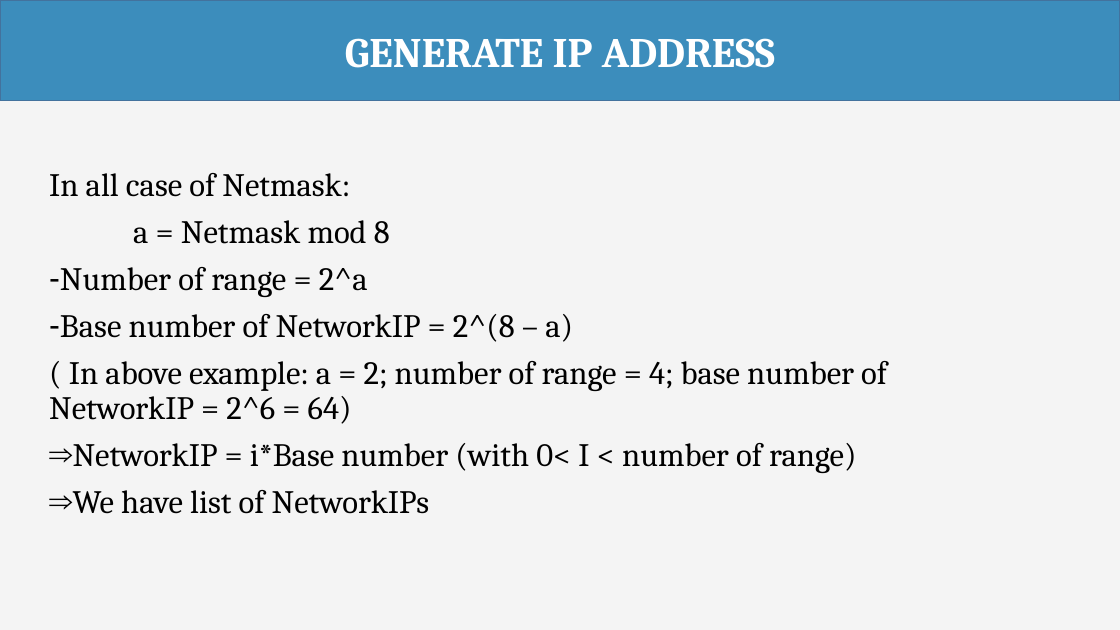
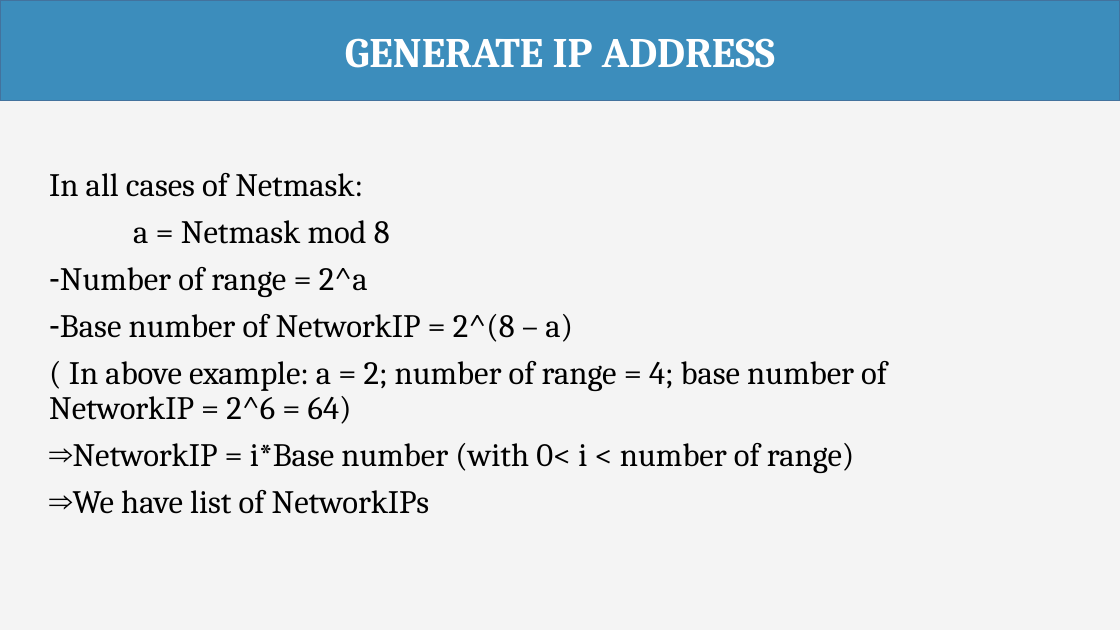
Before and after one commit to haltt051093/IMS-datacenter, a slide deck: slide 55 of Document/Presentation/IMS_20160407_Presentation.pptx. Drawn at 1120x630 pixels with LibreOffice and Linux fonts; fonts in the diff are those of the drawing. Boxes give left, top, right and bottom in pixels: in the first picture for what was removed or moved away, otherwise in the second. Text is boxed around its words. In the diff, an @@ line names an element or a change of style, - is before the commit and + after.

Commit message:
update chut chut

```diff
--- a/Document/Presentation/IMS_20160407_Presentation.pptx
+++ b/Document/Presentation/IMS_20160407_Presentation.pptx
@@ text at [49,173,363,197]: text changed @@
-In all case of Netmask:
+In all cases of Netmask:
@@ text at [73,443,854,473]: text changed @@
-⇒ NetworkIP = i*Base number (with 0< I < number of range)
+⇒ NetworkIP = i*Base number (with 0< i < number of range)
```
